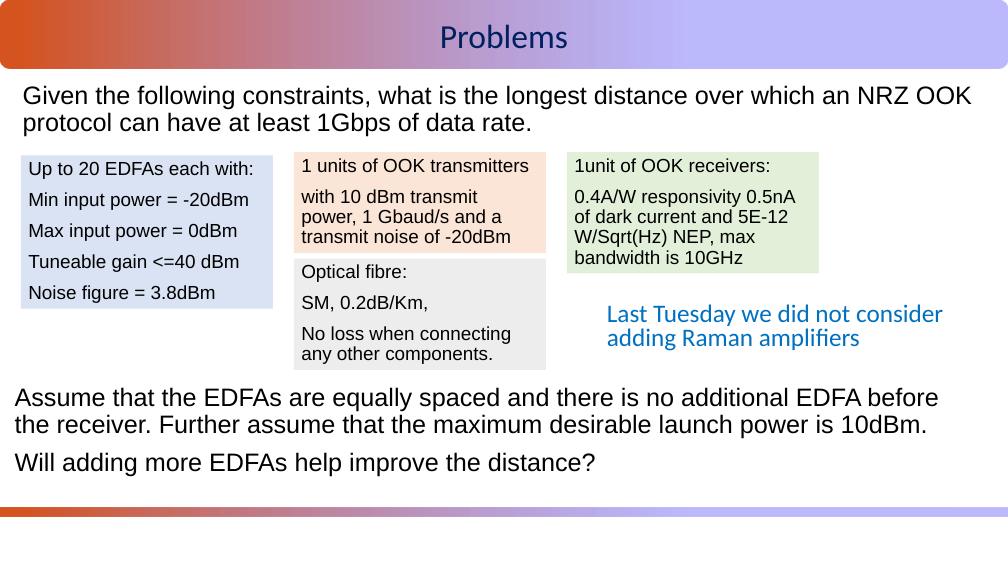
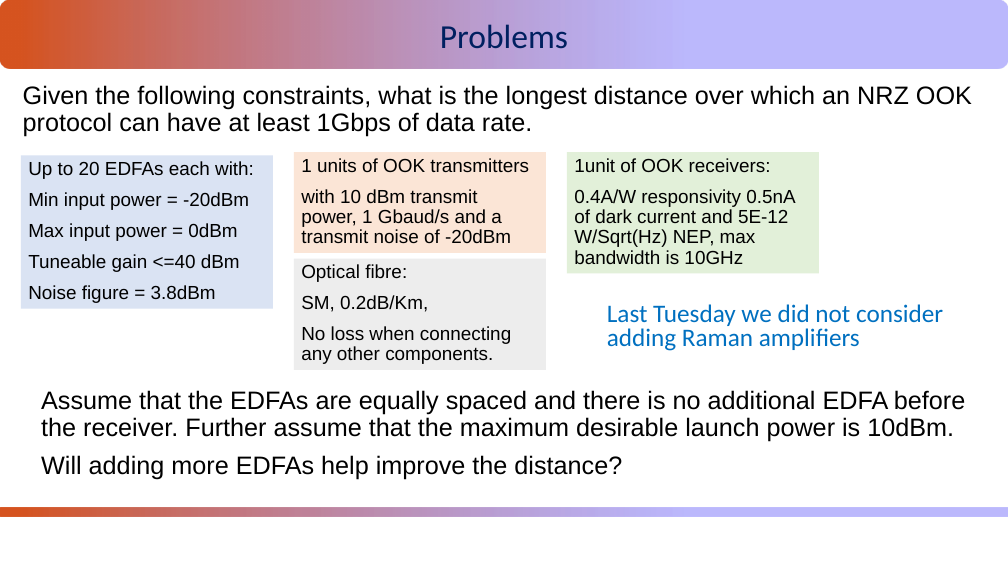
Before and after one commit to guiwecgdiu/UniversityOfBristol, a slide deck: slide 31 of Optical System and Data Network/week16/Week16_Lecture020_Sync_NonlinearOptics.pptx. Drawn at 1008x567 pixels with LibreOffice and Linux fonts; fonts in the diff are those of the drawing. Boxes give left, top, right and bottom in pixels: in the first picture for what was removed or moved away, otherwise in the second. Text is boxed around its words. In the diff, an @@ line names an element or a change of style, - is before the commit and + after.

```diff
--- a/Optical System and Data Network/week16/Week16_Lecture020_Sync_NonlinearOptics.pptx
+++ b/Optical System and Data Network/week16/Week16_Lecture020_Sync_NonlinearOptics.pptx
@@ text "Assume that the EDFAs are ...": place and size @@
-text "Assume that the EDFAs are ..." at [15,387,938,477]
+text "Assume that the EDFAs are ..." at [41,390,965,479]
```
Also in this commit, not shown: 2 other slides changed, 3 other files.
